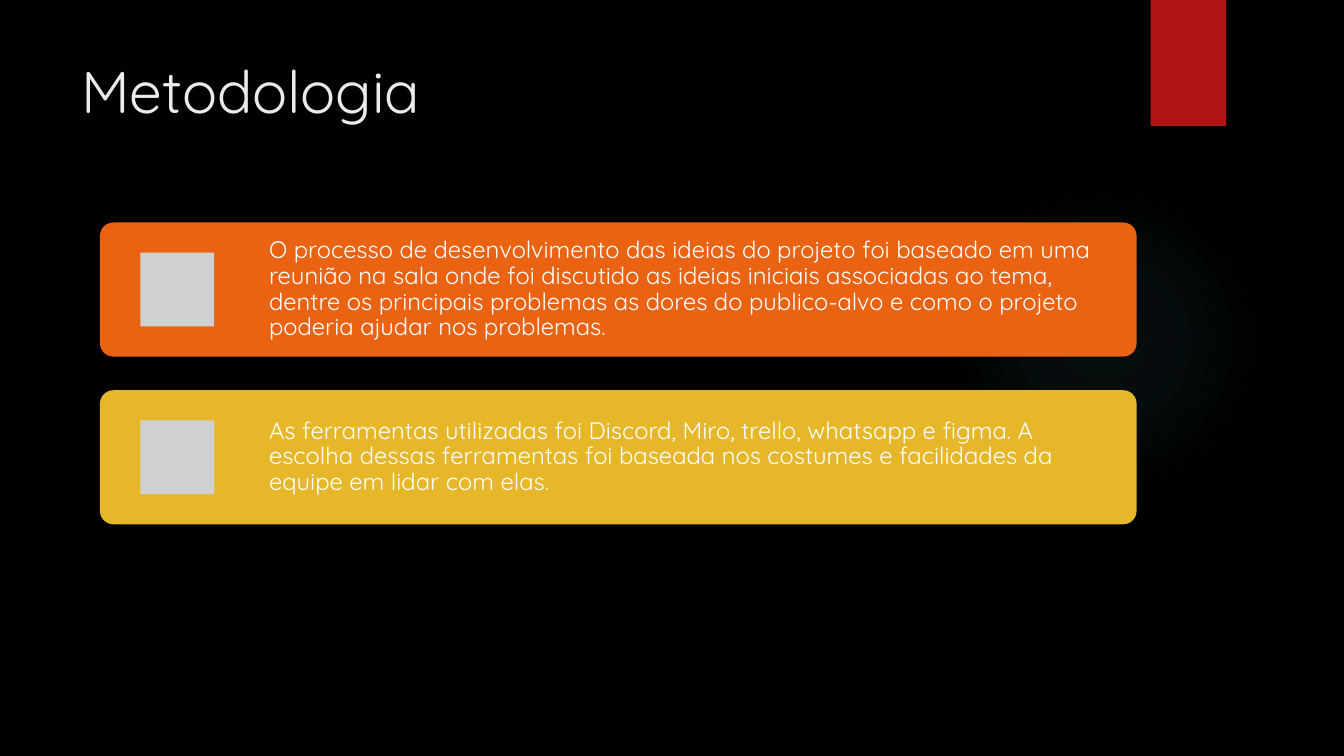
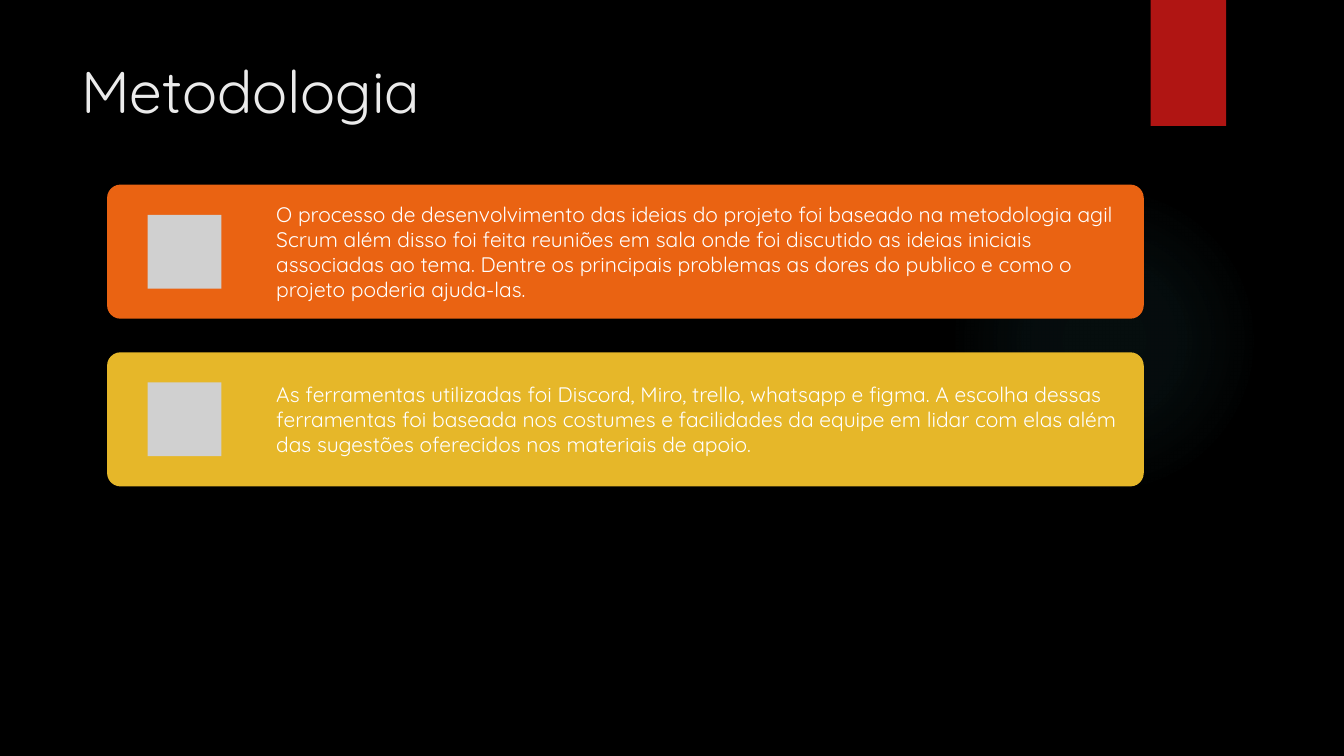
Before and after one commit to ICEI-PUC-Minas-PMGCC-TI/tiaw-pmg-cc-m-20221-tiaw-cuidadores-de-pets-grupo-5, a slide deck: slide 9 of docs/apresentacao/apresentacao - TEMPLATE.pptx. Drawn at 1344x756 pixels with LibreOffice and Linux fonts; fonts in the diff are those of the drawing; grey boxes stand for pictures; background and template pictures are left out. Boxes give left, top, right and bottom in pixels: in the first picture for what was removed or moved away, otherwise in the second. Text is boxed around its words. In the diff, an @@ line names an element or a change of style, - is before the commit and + after.

```diff
--- a/docs/apresentacao/apresentacao - TEMPLATE.pptx
+++ b/docs/apresentacao/apresentacao - TEMPLATE.pptx
@@ rounded rectangle: place and size @@
-rounded rectangle at (100,223,1136,357)
+rounded rectangle at (107,185,1143,319)
@@ text at (276,206,1113,301): text changed; size 17 to 15 pt @@
-O processo de desenvolvimento das ideias do projeto foi baseado em uma reunião na sala onde foi discutido as ideias iniciais associadas ao tema, dentre os principais problemas as dores do publico-alvo e como o projeto poderia ajudar nos problemas.
+O processo de desenvolvimento das ideias do projeto foi baseado na metodologia agil Scrum além disso foi feita reuniões em sala onde foi discutido as ideias iniciais associadas ao tema. Dentre os principais problemas as dores do publico e como o projeto poderia ajuda-las.
@@ picture: place and size @@
-picture at (140,253,214,327)
+picture at (147,215,221,288)
@@ rounded rectangle: place and size @@
-rounded rectangle at (100,390,1136,524)
+rounded rectangle at (107,353,1143,487)
@@ picture added at (147,382,221,456) @@
@@ text at (276,386,1116,456): text changed; size 17 to 15 pt @@
-As ferramentas utilizadas foi Discord, Miro, trello, whatsapp e figma. A escolha dessas ferramentas foi baseada nos costumes e facilidades da equipe em lidar com elas.
+As ferramentas utilizadas foi Discord, Miro, trello, whatsapp e figma. A escolha dessas ferramentas foi baseada nos costumes e facilidades da equipe em lidar com elas além das sugestões oferecidos nos materiais de apoio.
@@ picture removed at (140,420,214,494) @@
```
Also in this commit, not shown: 1 other slide changed.
